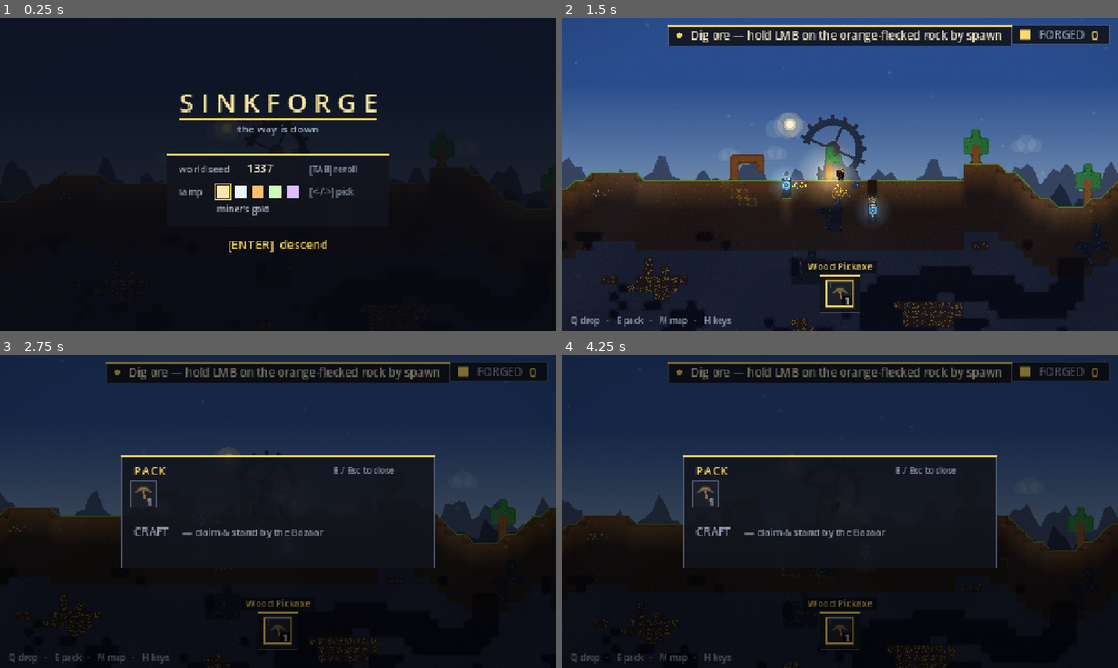
Above: before the commit, frames 1-4 (two rows, left to right).
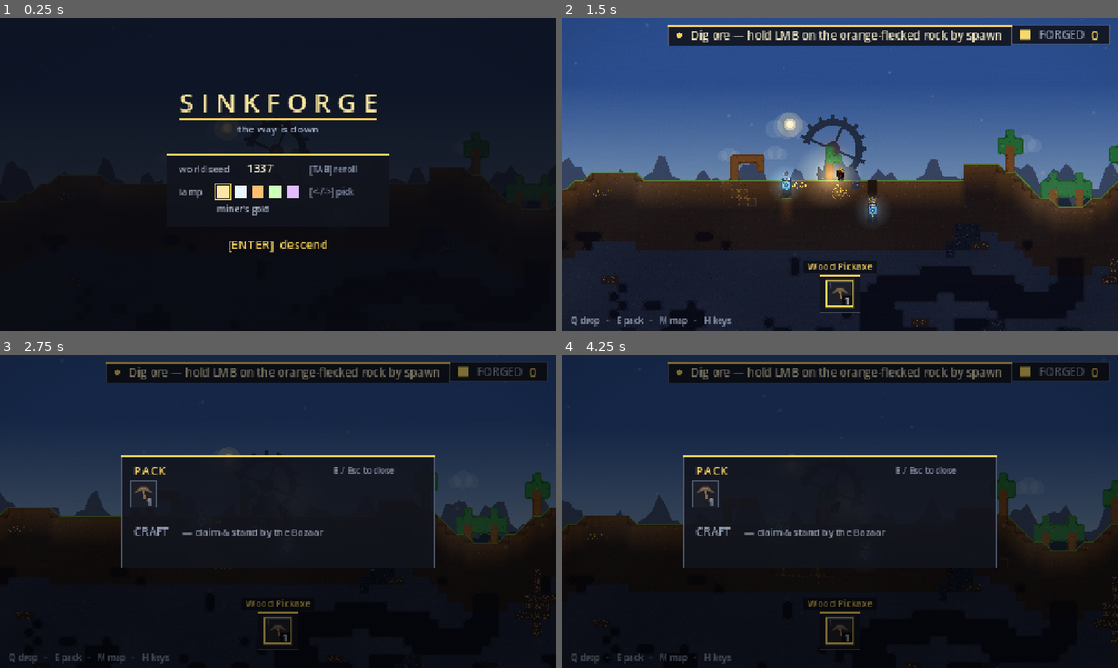
Above: after the commit, the same moments.

Repository: teohondascully/sinkforge
Game: Godot game, scene res://scenes/main.tscn
Same seed, same stepped clock (60 frames per second), same inputs: the game is played once before the commit and once after it.
Inputs (mouse positions are in pixels of both pictures, inside the frame that each line leads up to):
- Up to frame 1 (0.25 s): no input
- Up to frame 2 (1.5 s): tap Enter at 0.5 s; move the mouse to (962, 158) at 0.52 s; hold D (sf_right) 0.53-1.25 s; right-click (962, 158) at 0.6 s; click (962, 158) at 0.67 s; tap Space (sf_jump) at 0.77, 1.07 s; drag from (728, 190) to (812, 237) at 1.27 s
- Up to frame 3 (2.75 s): move the mouse to (333, 442) at 2.02 s; hold D (sf_right) from 2.03 s (still down); tap E (sf_craft) at 2.1 s
- Up to frame 4 (4.25 s): release D (sf_right) at 2.75 s; drag from (812, 574) to (673, 464) at 2.77 s; tap Space (sf_jump) at 3.5, 3.77, 4.07 s; move the mouse to (1006, 558) at 3.52 s; hold A (sf_left) from 3.53 s (still down); tap Mouse wheel up (sf_cycle_prev) at 3.6 s

The runs differ from the first frame. In frame 1, less than 0.1% of the frame differs, in the area x 78-87%, y 41-50%; in frame 2, 2.1%, in the area x 11-100%, y 35-100%; in frame 3, 1.2%; in frame 4, 1.4%.

Commit message:
feat: horizontal ore-richness — the frontier pulls you sideways-and-down
Ore richness previously scaled with DEPTH only, so at a given depth the cheapest
vein was always straight down and 'you must leave spawn' wasn't true. A new
deterministic _horizontal_field (seeded noise band + distance-from-spawn ramp,
HORIZONTAL_STRENGTH=0.55) multiplies the existing depth term across x, so some
x-bands at a fixed depth are meaningfully richer, with the richest away from
spawn. deeper=richer is untouched (it stacks, not replaces). Conservation- and
determinism-neutral. New _test_horizontal_ore_pull asserts a ~6.3x frontier-vs-
spawn ore-mass gap + full determinism. Iron (below the seal) left untouched.

Diff:
--- a/src/core/layered_world_gen.gd
+++ b/src/core/layered_world_gen.gd
@@ -60,6 +60,32 @@
 const RICH_CHANCE: float = 0.45
 const RICH_AMOUNT_MULT: float = 1.5
 
+# --- HORIZONTAL richness (the FRONTIER pull) ---
+## The bug this fixes: ore used to scale with DEPTH ONLY, so at a fixed depth every column was
+## statistically identical and the cheapest fresh vein was always straight DOWN — "you must leave
+## spawn" was never true. This term makes richness vary across X at a fixed depth so richer FRONTIER
+## zones fan out AWAY from spawn, pulling the extraction frontier outward-and-down instead of straight down.
+##
+## The field is a deterministic multiplier centred on 1.0, per column, combining two seeded pieces:
+##   (a) a smooth low-frequency FastNoiseLite band (organic pockets of rich/lean rock across the width), and
+##   (b) a gentle distance-from-spawn ramp (the RICHEST bands live away from the spawn plateau).
+## It multiplies into the vein ACCEPTANCE chance, blob SIZE, and per-cell RICHNESS — so a rich x-band is
+## more likely to spawn a vein, and that vein is fatter and denser. SUBTLE by construction: the multiplier
+## is clamped to [1 - HORIZONTAL_STRENGTH, 1 + HORIZONTAL_STRENGTH], so near-spawn ore is thinned, never
+## nuked, and the deep core pull is untouched (it stacks multiplicatively on the depth term).
+##
+## TUNE via HORIZONTAL_STRENGTH: 0.0 = the old depth-only world (no horizontal variation); higher = a
+## sharper contrast between lean and rich x-bands (0.55 = the frontier is meaningfully richer, spawn still
+## productive). HORIZONTAL_FREQ sets how WIDE the bands are (smaller = broader zones you commit to walking to);
+## FRONTIER_BIAS sets how much the field tilts toward distance-from-spawn vs pure noise (1.0 = all distance,
+## 0.0 = all noise). The field is seeded off the world seed (+ an offset so it doesn't correlate with caves).
+const HORIZONTAL_STRENGTH: float = 0.55
+const HORIZONTAL_FREQ: float = 0.045
+const FRONTIER_BIAS: float = 0.5
+## The spawn column the distance-ramp measures from (centre of the flat plateau) — near here the ramp
+## contributes ~0; the map edges contribute ~+1 (the richest frontier).
+const SPAWN_COL: int = (FLAT_START + FLAT_END) / 2
+
 
 ## Earth → stone happens in the heightmap base; below this ABSOLUTE row a third band turns to deepslate,
 ## so descending crosses distinct material zones (the "deeper = different place" read).
@@ -100,16 +126,42 @@
 	var world: WorldData = super.generate(cols, rows, seed)
 	var rng := RandomNumberGenerator.new()
 	rng.seed = seed
+	# Per-column horizontal richness multiplier (the frontier pull) — built once, reused by ore + coal.
+	var hfield: PackedFloat32Array = _horizontal_field(cols, seed)
 	_band_deepslate(world)
 	_carve_caves(world, seed)
 	_carve_tunnels(world, rng)
-	_scatter_veins(world, rng)
-	_scatter_coal(world, rng)
+	_scatter_veins(world, rng, hfield)
+	_scatter_coal(world, rng, hfield)
 	_scatter_iron(world, rng)
 	_plant_trees(world, rng)
 	_stamp_bazaar_ruin(world)
 	_stamp_seal(world)          # LAST: the gate band overwrites everything, so nothing can hole it
 	return world
+
+
+## Build the per-column HORIZONTAL richness multiplier (the frontier pull, see HORIZONTAL_STRENGTH).
+## Deterministic in (cols, seed): a seeded low-frequency noise band mixed with a distance-from-spawn ramp,
+## normalised to [0,1] then mapped to a multiplier in [1 - STRENGTH, 1 + STRENGTH]. Some x-bands come out
+## rich (>1), some lean (<1), and the ramp tilts the richest ones AWAY from spawn — so the cheapest fat
+## fresh vein at a given depth is out on the frontier, not straight down the spawn column.
+func _horizontal_field(cols: int, seed: int) -> PackedFloat32Array:
+	var noise := FastNoiseLite.new()
+	noise.seed = seed + 91_331               # offset so the richness band doesn't correlate with the caves
+	noise.noise_type = FastNoiseLite.TYPE_SIMPLEX_SMOOTH
+	noise.frequency = HORIZONTAL_FREQ
+	# Farthest any column sits from spawn — normalises the distance ramp so an edge column reaches ~1.
+	var max_dist: float = float(maxi(1, maxi(SPAWN_COL, cols - 1 - SPAWN_COL)))
+	var field := PackedFloat32Array()
+	field.resize(cols)
+	for col: int in cols:
+		# (a) organic noise band in [0,1]; (b) distance-from-spawn ramp in [0,1] (0 at spawn, 1 at the edge).
+		var band: float = (noise.get_noise_2d(float(col), 0.0) + 1.0) * 0.5
+		var ramp: float = float(abs(col - SPAWN_COL)) / max_dist
+		var mix: float = lerpf(band, ramp, FRONTIER_BIAS)   # tilt toward the frontier ramp per FRONTIER_BIAS
+		# Map the [0,1] mix onto a symmetric multiplier around 1.0, bounded by STRENGTH (keeps it subtle).
+		field[col] = 1.0 + (mix * 2.0 - 1.0) * HORIZONTAL_STRENGTH
+	return field
 
 
 ## Convert the deep band (rows ≥ DEEPSLATE_ROW) of stone to deepslate, in both grids, so a dug-out deep
@@ -186,7 +238,7 @@
 ## Depth-banded ore: many vein-seed attempts, each kept by a depth-weighted roll (deep seeds survive,
 ## shallow ones rarely do), then grown into a blob whose size also scales with depth. Ore only replaces
 ## SOLID rock (earth/stone) — never fills a carved cave, though a vein can sit exposed in a cave wall.
-func _scatter_veins(world: WorldData, rng: RandomNumberGenerator) -> void:
+func _scatter_veins(world: WorldData, rng: RandomNumberGenerator, hfield: PackedFloat32Array) -> void:
 	var attempts: int = int(round(float(world.cols) * ORE_ATTEMPTS_PER_COL))
 	for _i: int in attempts:
 		var cx: int = rng.randi_range(0, world.cols - 1)
@@ -195,10 +247,13 @@
 			continue
 		var cy: int = rng.randi_range(top + 1, world.rows - 1)
 		var depth_frac: float = float(cy - top) / float(maxi(1, world.rows - top))
-		if rng.randf() > depth_frac * ORE_CHANCE_DEEP:
+		# HORIZONTAL richness (the frontier pull): a rich x-band lifts acceptance/size/deposit above the
+		# depth baseline, a lean band drops them below — so at a fixed depth the fat fresh veins fan OUT.
+		var hmul: float = hfield[cx]
+		if rng.randf() > depth_frac * ORE_CHANCE_DEEP * hmul:
 			continue                            # rejected — most shallow seeds die here (the band)
-		var size: int = ORE_SIZE_MIN + int(round(depth_frac * float(ORE_SIZE_DEPTH_BONUS)))
-		var richness: int = ORE_AMOUNT_BASE + int(round(depth_frac * float(ORE_AMOUNT_DEPTH_BONUS)))
+		var size: int = ORE_SIZE_MIN + int(round(depth_frac * float(ORE_SIZE_DEPTH_BONUS) * hmul))
+		var richness: int = ORE_AMOUNT_BASE + int(round(depth_frac * float(ORE_AMOUNT_DEPTH_BONUS) * hmul))
 		# ORE QUALITY (FABLE_50 #48): a vein seeded in/below the deepslate band may come up RICH — a
 		# visibly denser high-grade variant (1 rich ore smelts 2 ingots in the Blast Furnace). Deeper =
 		# richer gains a second axis: down there veins aren't just bigger, they're better.
@@ -211,7 +266,7 @@
 
 ## A depth-banded COAL pass — the drill's fuel. Same machinery as ore veins (cavity model), its own
 ## depth-weighted commonness/size/richness, stamping &"coal" blocks the player mines for coal.
-func _scatter_coal(world: WorldData, rng: RandomNumberGenerator) -> void:
+func _scatter_coal(world: WorldData, rng: RandomNumberGenerator, hfield: PackedFloat32Array) -> void:
 	var attempts: int = int(round(float(world.cols) * COAL_ATTEMPTS_PER_COL))
 	for _i: int in attempts:
 		var cx: int = rng.randi_range(0, world.cols - 1)
@@ -220,10 +275,11 @@
 			continue
 		var cy: int = rng.randi_range(top + 1, world.rows - 1)
 		var depth_frac: float = float(cy - top) / float(maxi(1, world.rows - top))
-		if rng.randf() > depth_frac * COAL_CHANCE_DEEP:
-			continue
-		var size: int = COAL_SIZE_MIN + int(round(depth_frac * float(COAL_SIZE_DEPTH_BONUS)))
-		var richness: int = COAL_AMOUNT_BASE + int(round(depth_frac * float(COAL_AMOUNT_DEPTH_BONUS)))
+		var hmul: float = hfield[cx]            # same frontier pull as ore (coal fans out too)
+		if rng.randf() > depth_frac * COAL_CHANCE_DEEP * hmul:
+			continue
+		var size: int = COAL_SIZE_MIN + int(round(depth_frac * float(COAL_SIZE_DEPTH_BONUS) * hmul))
+		var richness: int = COAL_AMOUNT_BASE + int(round(depth_frac * float(COAL_AMOUNT_DEPTH_BONUS) * hmul))
 		_grow_vein(world, rng, Vector2i(cx, cy), size, richness, &"coal")
 
 
--- a/tests/run_tests.gd
+++ b/tests/run_tests.gd
@@ -32,6 +32,7 @@
 	_test_craft_and_build()
 	_test_worldgen()
 	_test_layered_worldgen()
+	_test_horizontal_ore_pull()
 	_test_lift()
 	_test_finite_deposit_and_drill()
 	_test_coal_and_fuel()
@@ -735,6 +736,74 @@
 	_check(probe.x >= 0, "found a carved cave cell to probe")
 	_check(not sim.is_solid(probe), "a carved cave loads as open (not solid)")
 	_check(sim.wall_at(probe) != &"", "the carved cave still shows its background wall")
+
+
+## HORIZONTAL ore pull (the frontier fix): ore richness varies across X at a fixed depth, with the richest
+## bands AWAY from spawn — so the cheapest fresh vein isn't always straight down the spawn column. Asserts
+## the distribution is NOT uniform across x (there exist frontier x-regions statistically richer than the
+## spawn region), AND that the horizontal term is fully deterministic (same seed → identical world).
+func _test_horizontal_ore_pull() -> void:
+	print("- horizontal ore pull (frontier richness)")
+	var gen := LayeredWorldGen.new()
+	var cols: int = FactorySim.GRID_COLS
+	var rows: int = FactorySim.GRID_ROWS
+	var world: WorldData = gen.generate(cols, rows, 20260807)
+
+	# DETERMINISM: the whole world (blocks + amounts) reproduces bit-for-bit, so the new horizontal field
+	# introduced no time/global-random dependence.
+	var again: WorldData = gen.generate(cols, rows, 20260807)
+	_check(world.blocks == again.blocks, "same seed → identical blocks (horizontal field is deterministic)")
+	_check(world.amounts == again.amounts, "same seed → identical per-cell deposits (deterministic richness)")
+
+	# Sum ore MASS (deposit richness) per column over a FIXED depth band, so any variation is purely
+	# horizontal (depth is held constant across the comparison). Above the seal so all cells are real ore rock.
+	var band_top: int = 30
+	var band_bot: int = mini(LayeredWorldGen.SEAL_TOP, rows)
+	var col_mass: PackedInt32Array = PackedInt32Array()
+	col_mass.resize(cols)
+	for cell: Vector2i in world.blocks:
+		var m: StringName = world.blocks[cell]
+		if (m == &"ore" or m == &"rich_ore" or m == &"coal") and cell.y >= band_top and cell.y < band_bot:
+			col_mass[cell.x] += int(world.amounts.get(cell, 1))
+
+	# Region masses: a spawn-centred window vs the two frontier edges (away from spawn on either side).
+	var spawn: int = LayeredWorldGen.SPAWN_COL
+	var half: int = 8
+	var spawn_mass: int = _region_mass(col_mass, spawn - half, spawn + half)
+	var left_mass: int = _region_mass(col_mass, 0, 2 * half)                     # far-left frontier
+	var right_mass: int = _region_mass(col_mass, cols - 2 * half, cols)          # far-right frontier
+	var frontier_mass: int = maxi(left_mass, right_mass)
+
+	# NOT uniform: at a fixed depth some x-regions carry more ore than the spawn region — the frontier is
+	# meaningfully richer (the "you must leave spawn" pull). Guard against a degenerate all-empty band.
+	_check(spawn_mass + frontier_mass > 0, "the fixed depth band actually contains ore (spawn=%d, frontier=%d)"
+		% [spawn_mass, frontier_mass])
+	_check(frontier_mass > spawn_mass, "a frontier x-region is richer than spawn at a fixed depth (frontier=%d > spawn=%d)"
+		% [frontier_mass, spawn_mass])
+
+	# And the variation is a real spread, not one lucky cell: the richest window clears the spawn window by a
+	# clear margin (the field's design — bands differ by up to ~2×HORIZONTAL_STRENGTH).
+	_check(frontier_mass >= int(round(float(maxi(1, spawn_mass)) * 1.15)),
+		"the frontier richness edge is a meaningful margin, not noise (%.2fx spawn)"
+		% (float(frontier_mass) / float(maxi(1, spawn_mass))))
+
+	# The field respects its own bound (subtlety guarantee): every column multiplier is within
+	# [1-STRENGTH, 1+STRENGTH], so near-spawn ore is thinned but never nuked.
+	var hfield: PackedFloat32Array = gen._horizontal_field(cols, 20260807)
+	var in_bound: bool = true
+	for c: int in cols:
+		if hfield[c] < 1.0 - LayeredWorldGen.HORIZONTAL_STRENGTH - 0.0001 \
+				or hfield[c] > 1.0 + LayeredWorldGen.HORIZONTAL_STRENGTH + 0.0001:
+			in_bound = false
+	_check(in_bound, "the horizontal multiplier stays bounded by HORIZONTAL_STRENGTH (subtle, never nukes spawn)")
+
+
+## Sum a slice [lo, hi) of a per-column mass array, clamped to bounds. (test helper)
+func _region_mass(col_mass: PackedInt32Array, lo: int, hi: int) -> int:
+	var total: int = 0
+	for c: int in range(maxi(0, lo), mini(col_mass.size(), hi)):
+		total += col_mass[c]
+	return total
 
 
 ## The LIFT carries items UP its column (the paid inverse of gravity), rate-limited by
